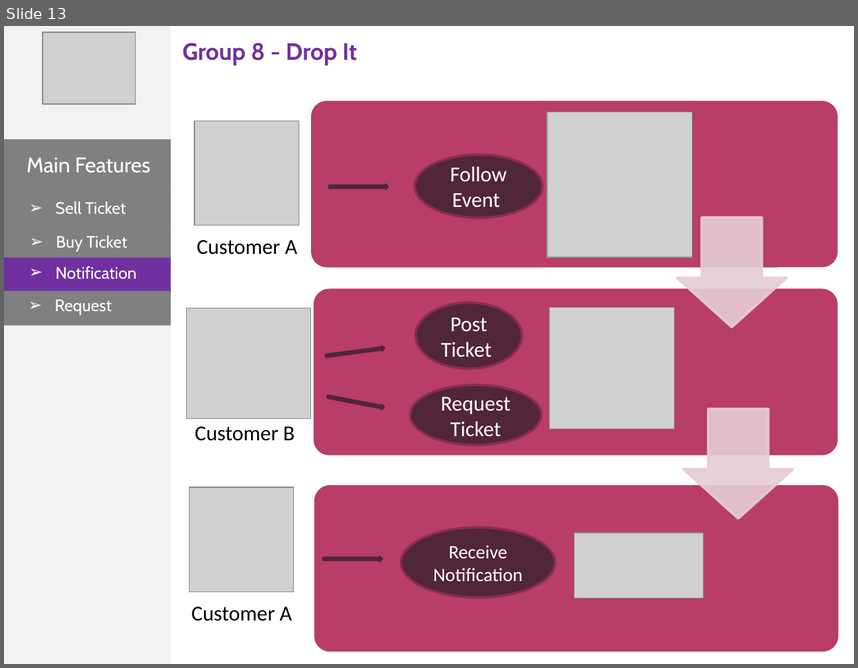
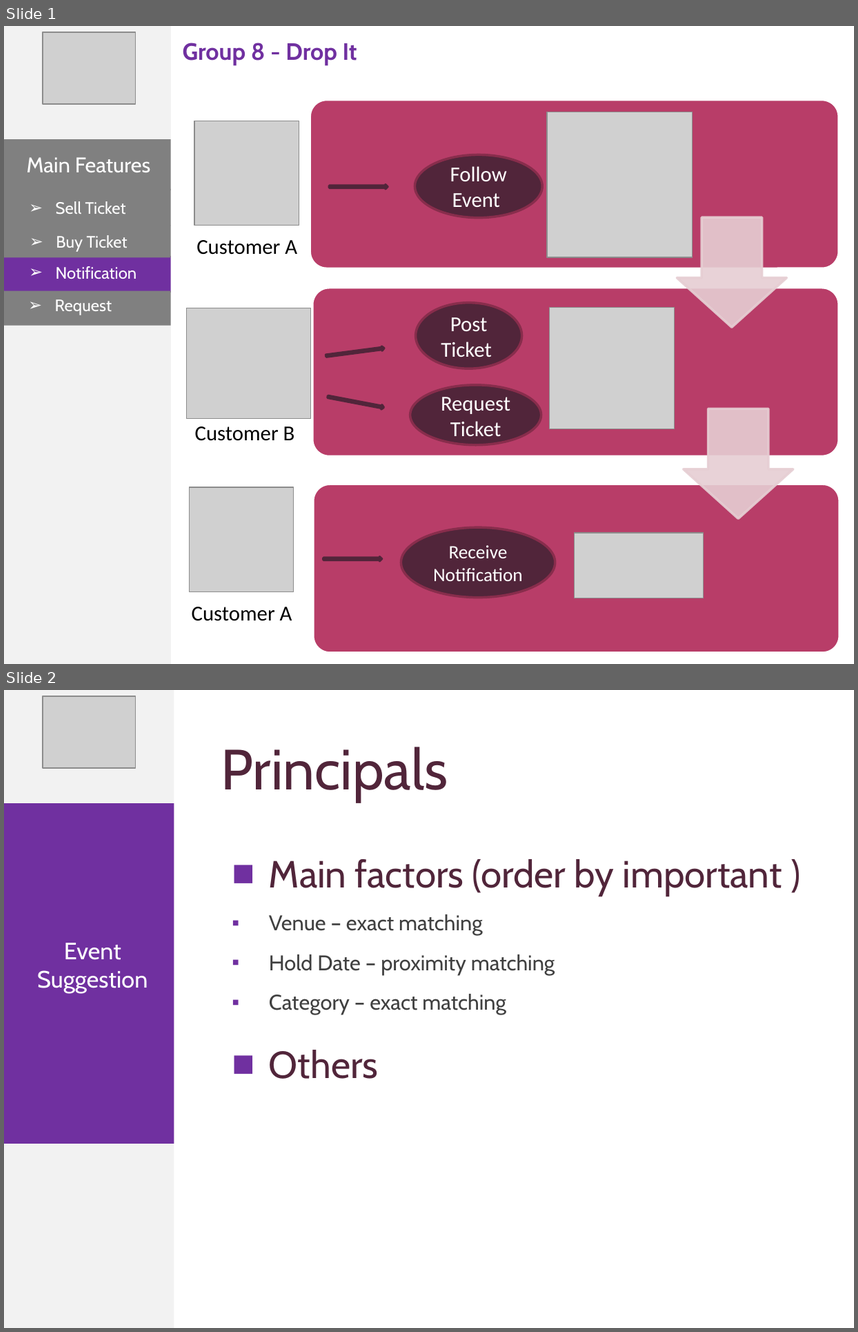
Before and after one commit to phonglk/fptu_capstone, a slide deck: Document/Present_Phong.pptx. Shown one above the other, each under a label of ours: slide 13 before the commit, slides 1 and 2 after it. The pictures are 858x668 and 858x1332 pixels, drawn with LibreOffice and Linux fonts; fonts in the diff are those of the drawing; grey boxes stand for pictures. Boxes give left, top, right and bottom in pixels: in the first picture for what was removed or moved away, otherwise in the second. Text is boxed around its words. In the diff, an @@ line names an element or a change of style, - is before the commit and + after.

```diff
--- a/Document/Present_Phong.pptx
+++ b/Document/Present_Phong.pptx
@@ slide 2 added at (x1=4, y1=690, x2=854, y2=1328), background #FFFFFF @@
@@ rectangle added at (x1=4, y1=690, x2=174, y2=1328), fill #F2F2F2 @@
@@ picture added at (x1=42, y1=696, x2=135, y2=768) @@
@@ text added at (x1=221, y1=747, x2=448, y2=802), 48 pt, text #51253A @@
+Principals
@@ rectangle added at (x1=4, y1=803, x2=174, y2=1143), fill #7030A0 @@
@@ text added at (x1=269, y1=859, x2=782, y2=1014), 18 pt, text #404040 @@
+■ Main factors (order by important )
+▪ Venue – exact matching
+▪ Hold Date – proximity matching
+▪ Category – exact matching
@@ text added at (x1=37, y1=943, x2=148, y2=993), 20 pt, text #FFFFFF @@
+Event Suggestion
@@ text added at (x1=269, y1=1049, x2=378, y2=1078), 32 pt, text #51253A @@
+■ Others
@@ what was slide 13 is now slide 1 @@
```
Also in this commit, not shown: 1 other slide added, 20 slides removed, 1 other file.
